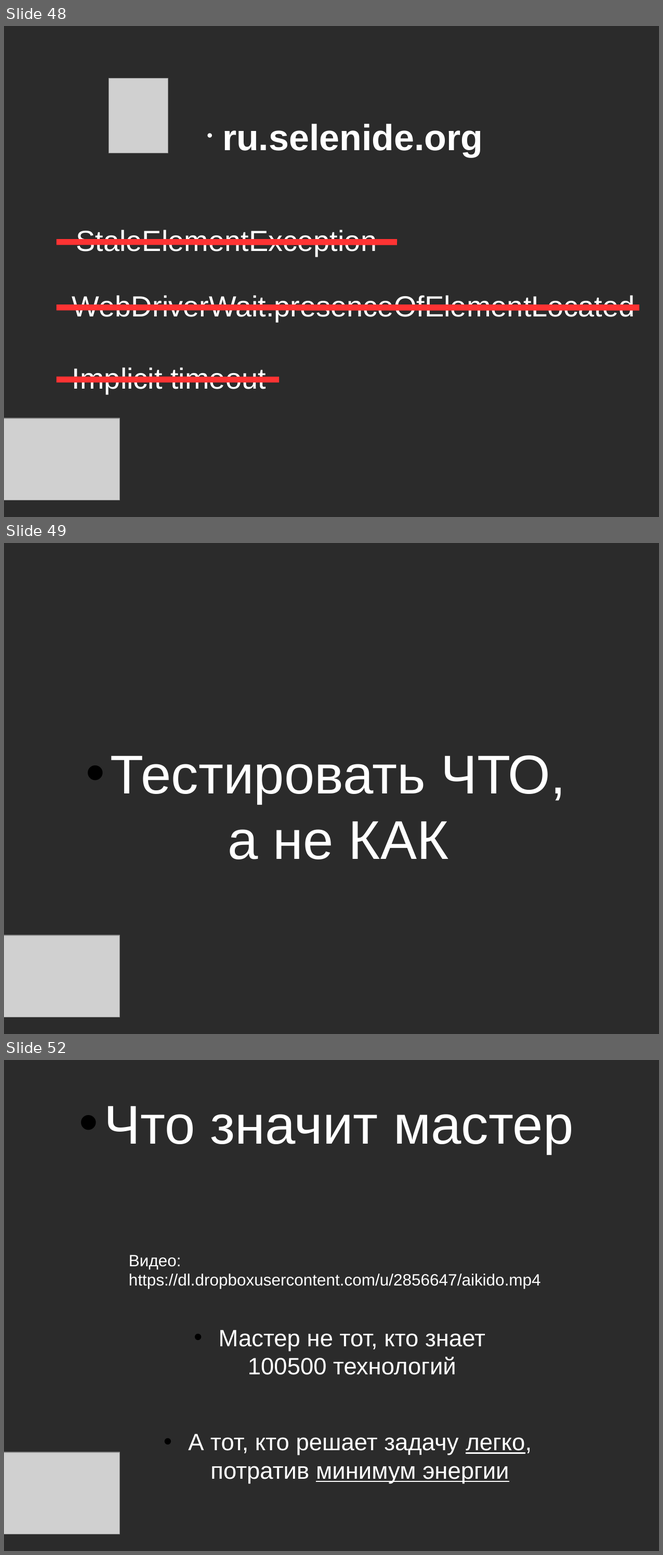
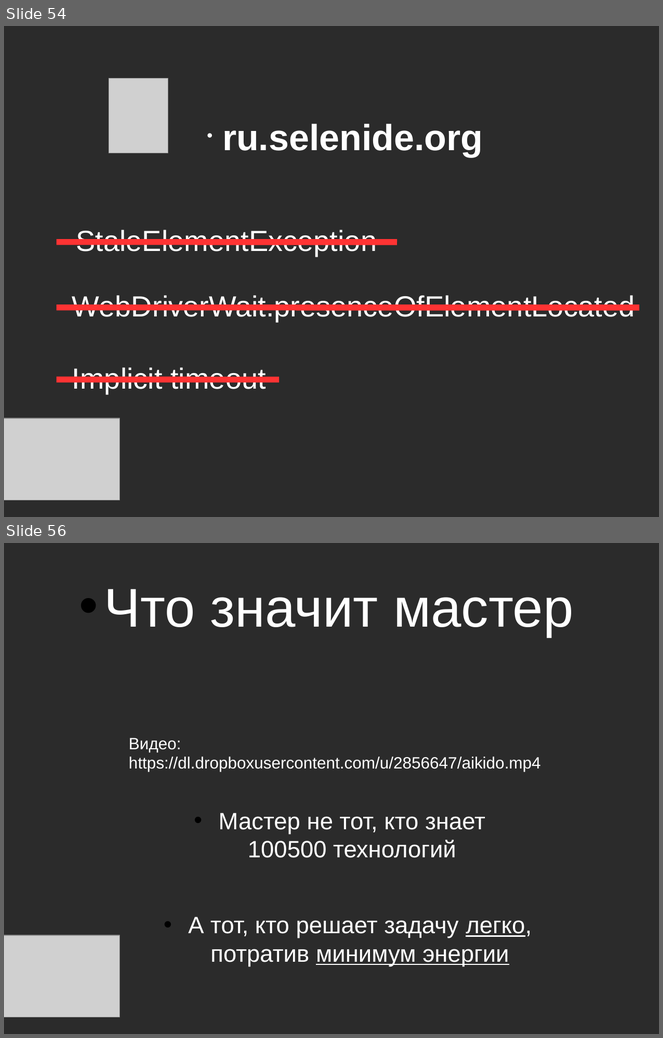
Before and after one commit to asolntsev/presentations, a slide deck: ui-tests/the_fast_and_the_continuous.sqadays2014.odp. Shown one above the other, each under a label of ours: slides 48, 49 and 52 before the commit, slides 54 and 56 after it; the slides between them are not shown. The pictures are 663x1555 and 663x1038 pixels, drawn with LibreOffice and Linux fonts; fonts in the diff are those of the drawing; grey boxes stand for pictures; background and template pictures are left out; a plain dark background stands for a picture behind light text. Boxes give left, top, right and bottom in pixels: in the first picture for what was removed or moved away, otherwise in the second. Text is boxed around its words. In the diff, an @@ line names an element or a change of style, - is before the commit and + after.

```diff
--- a/ui-tests/the_fast_and_the_continuous.sqadays2014.odp
+++ b/ui-tests/the_fast_and_the_continuous.sqadays2014.odp
@@ slide 49 removed at (4, 543, 659, 1034), background picture (left out) @@
@@ text removed at (111, 755, 566, 860) @@
-• Тестировать ЧТО,
-  а не КАК
@@ picture removed at (4, 936, 119, 1017) @@
@@ what was slide 48 is now slide 54 @@
@@ what was slide 52 is now slide 56 @@
```
Also in this commit, not shown: 7 slides added, 2 other slides removed.
